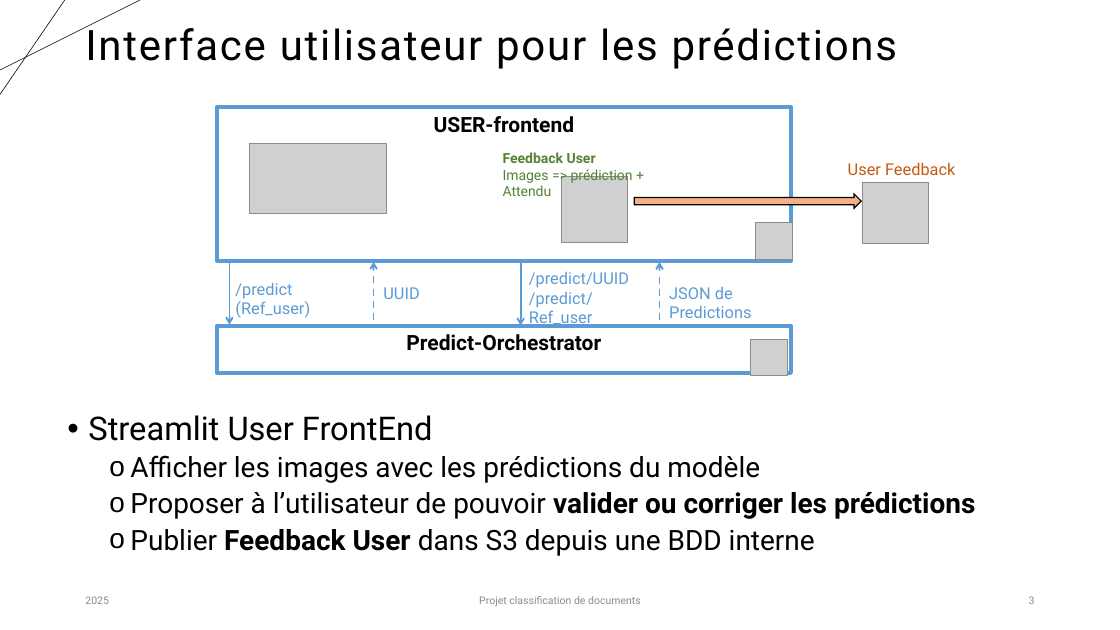
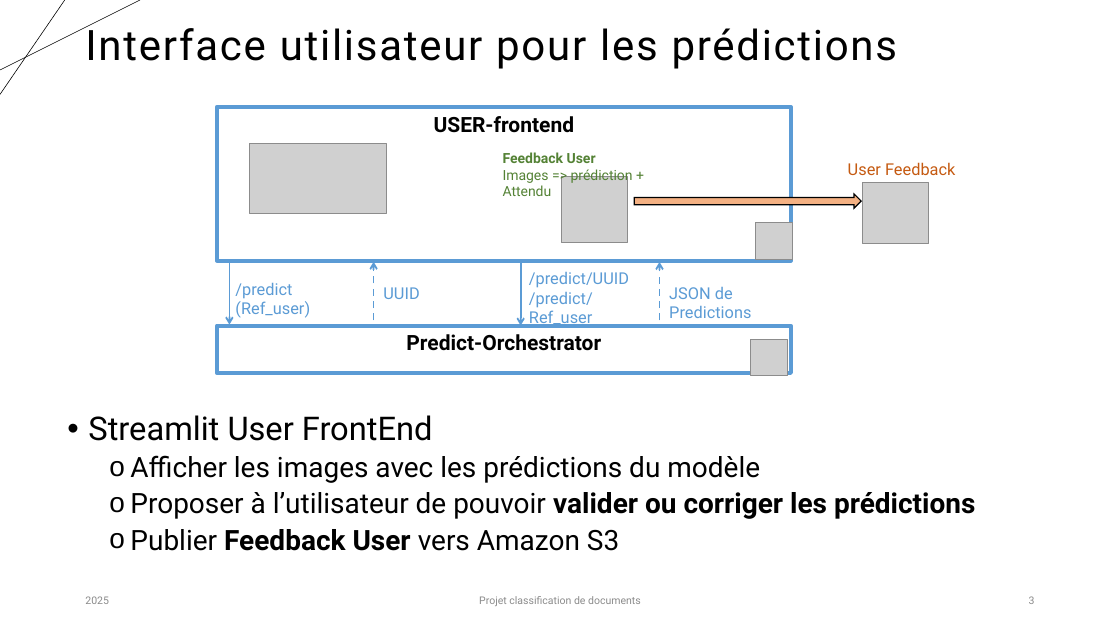
Before and after one commit to karned-formation/SEP24-MLOPS-SAKE, a slide deck: slide 3 of report/Projet_classification_MLOps_Partie3_Aymen.pptx. Drawn at 1120x630 pixels with LibreOffice and Linux fonts; fonts in the diff are those of the drawing; grey boxes stand for pictures. Boxes give left, top, right and bottom in pixels: in the first picture for what was removed or moved away, otherwise in the second. Text is boxed around its words. In the diff, an @@ line names an element or a change of style, - is before the commit and + after.

```diff
--- a/report/Projet_classification_MLOps_Partie3_Aymen.pptx
+++ b/report/Projet_classification_MLOps_Partie3_Aymen.pptx
@@ text at [130,529,619,551]: text changed @@
-  o Publier Feedback User dans S3 depuis une BDD interne
+  o Publier Feedback User vers Amazon S3
```
Also in this commit, not shown: 1 other slide changed, 2 other files.
